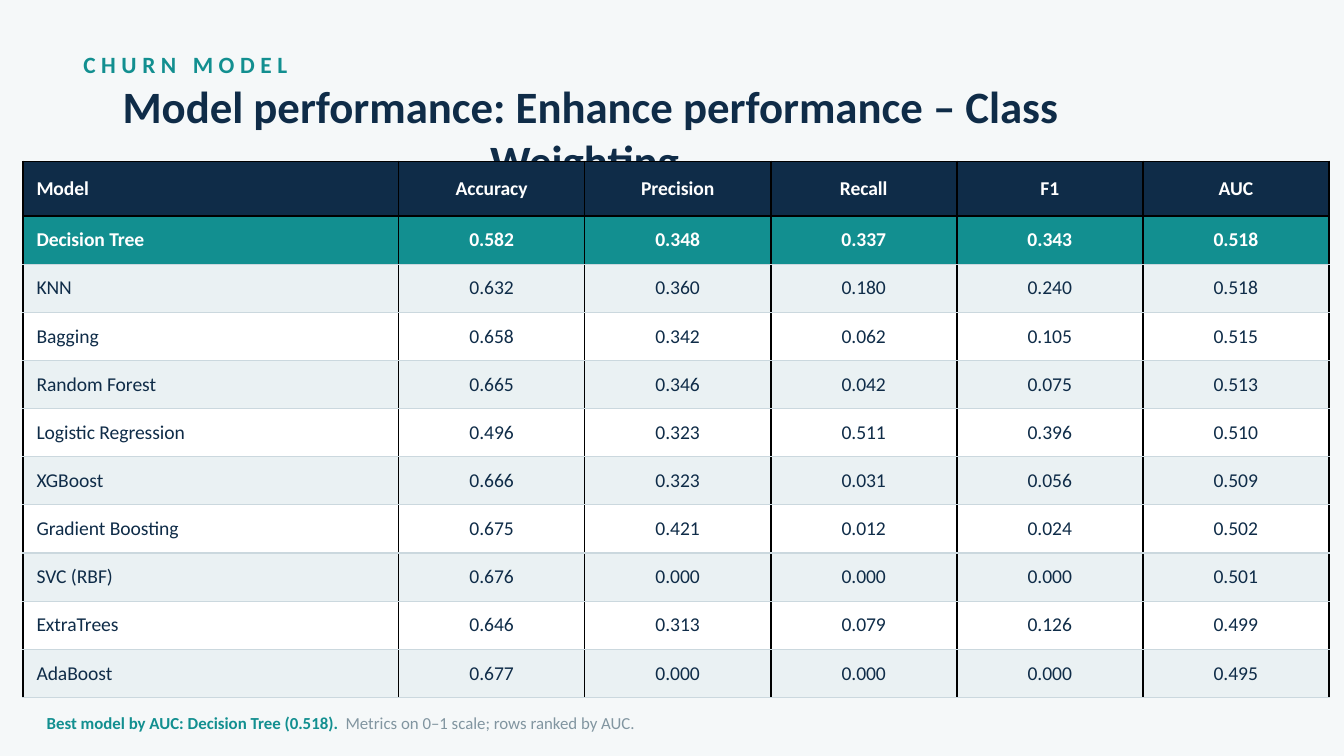
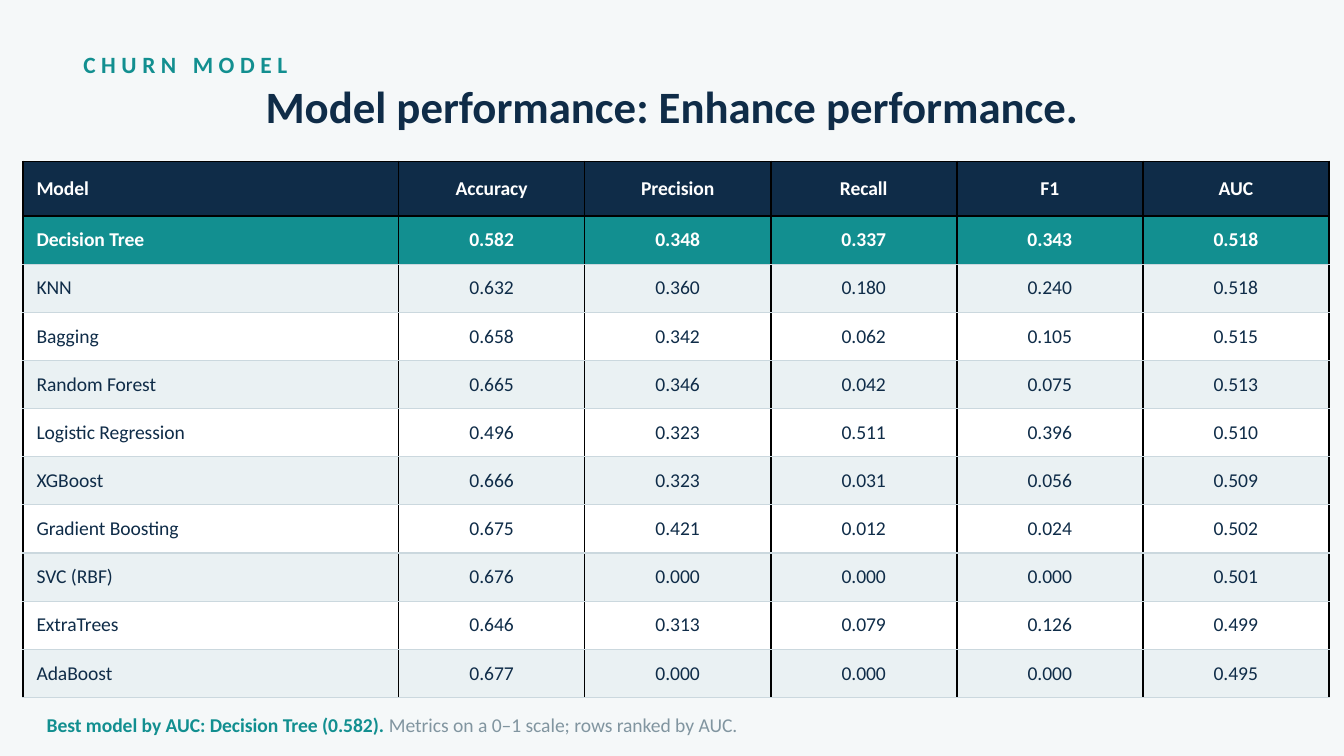
Before and after one commit to Queentutsi/RideWise-Project, a slide deck: slide 16 of Data/RideWise Churn Probabbility.pptx (slide 20 before the commit). Drawn at 1344x756 pixels with LibreOffice and Linux fonts; fonts in the diff are those of the drawing; background and template pictures are left out. Boxes give left, top, right and bottom in pixels: in the first picture for what was removed or moved away, otherwise in the second. Text is boxed around its words. In the diff, an @@ line names an element or a change of style, - is before the commit and + after.

Commit message:
feature engineering and model training

```diff
--- a/Data/RideWise Churn Probabbility.pptx
+++ b/Data/RideWise Churn Probabbility.pptx
@@ title at bbox=[266, 91, 1078, 130]: text changed @@
-Model performance: Enhance performance – Class Weighting.
+Model performance: Enhance performance.
@@ text at bbox=[47, 717, 738, 735]: text changed; size 9 to 10.5 pt @@
-Best model by AUC: Decision Tree (0.518). Metrics on 0–1 scale; rows ranked by AUC.
+Best model by AUC: Decision Tree (0.582). Metrics on a 0–1 scale; rows ranked by AUC.
```
Also in this commit, not shown: 3 other slides changed, 1 slide added, 6 slides removed, 9 other files.
